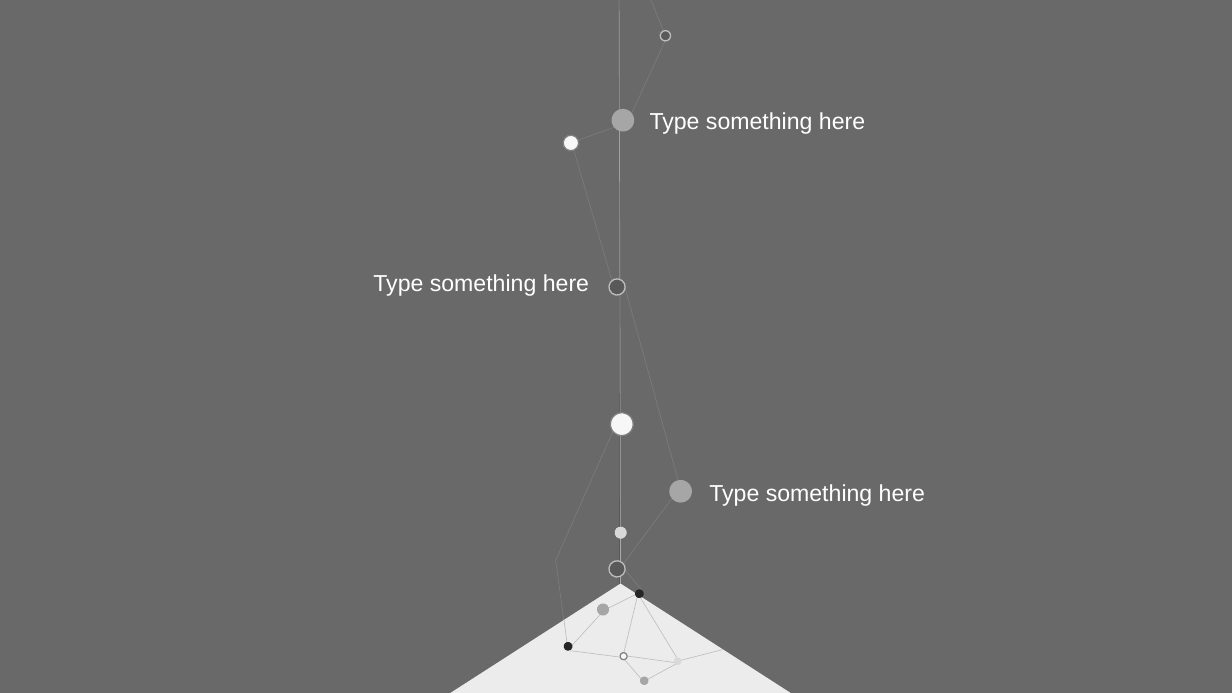
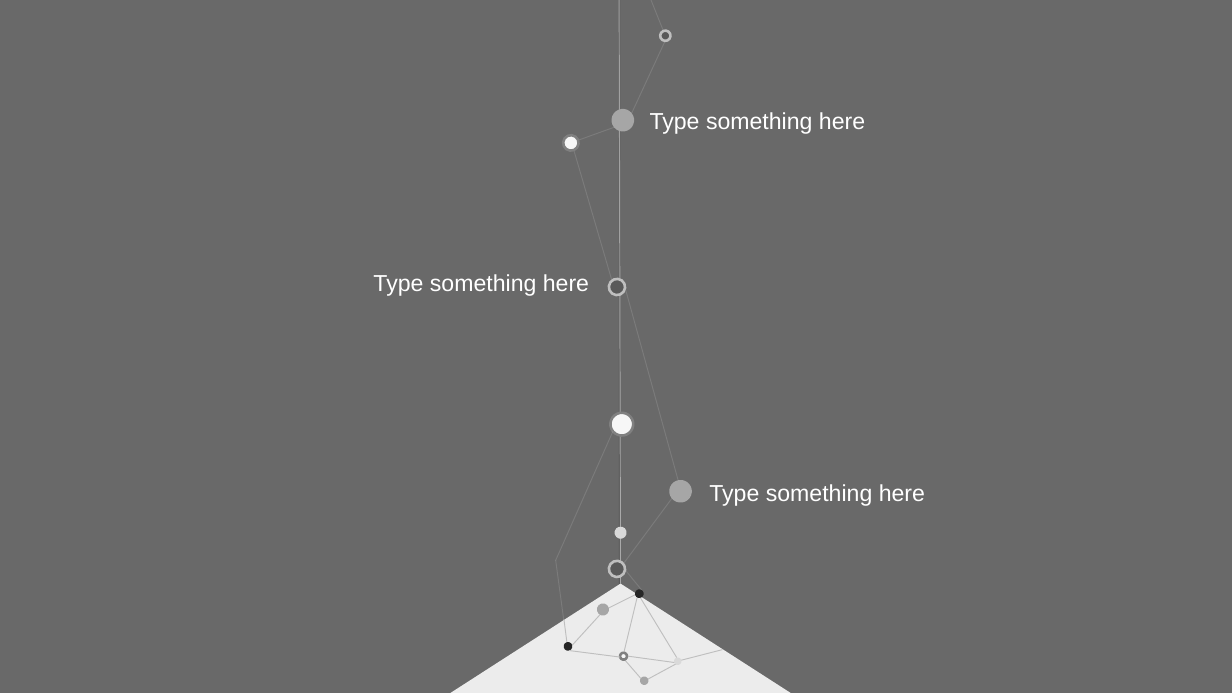
Before and after one commit to SteveJeson/learngit, a slide deck: slide 6 of GIT进阶.pptx (slide 17 before the commit). Drawn at 1232x693 pixels with LibreOffice and Linux fonts; fonts in the diff are those of the drawing. Boxes give left, top, right and bottom in pixels: in the first picture for what was removed or moved away, otherwise in the second. Text is boxed around its words. In the diff, an @@ line names an element or a change of style, - is before the commit and + after.

```diff
--- a/GIT进阶.pptx
+++ b/GIT进阶.pptx
@@ line (619, 0) - (619, 693): stroke #595959 1 pt to #595959 0.99 pt @@
@@ line (619, 0) - (621, 584): stroke #FFFFFF 0.5 pt to #FFFFFF 0.75 pt @@
```
Also in this commit, not shown: 4 other slides changed, 2 slides added, 18 slides removed, 4 other files.
